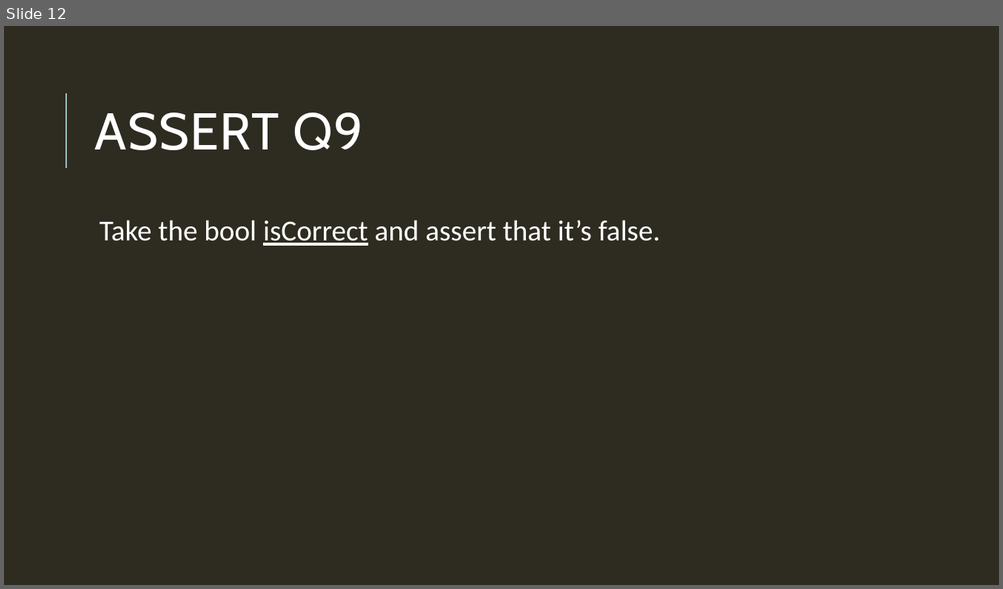
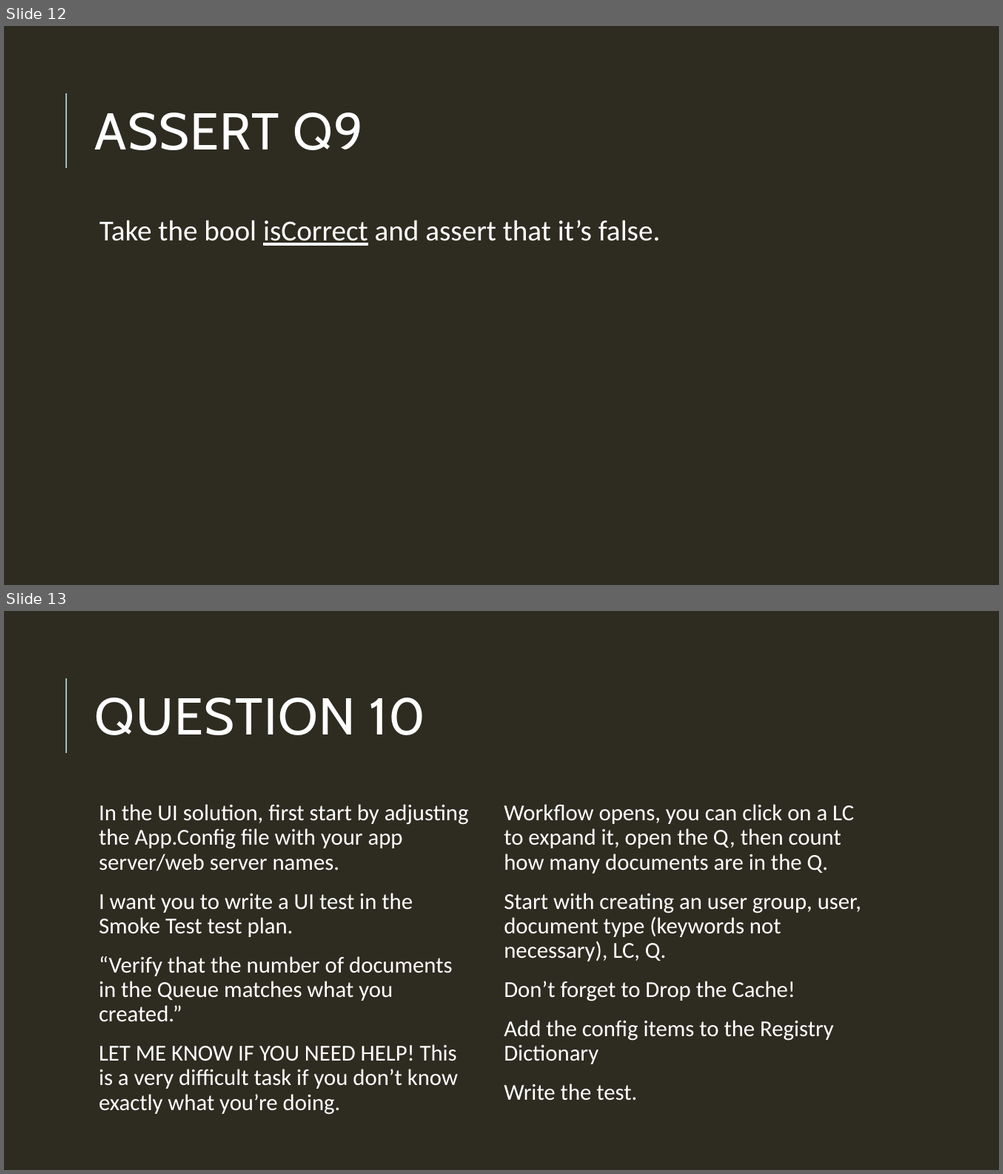
Before and after one commit to mchiricohyland/TEgit, a slide deck: It’s so easy, Tyler can do it.pptx. Shown one above the other, each under a label of ours: slide 12 before the commit, slides 12 and 13 after it. The pictures are 1003x589 and 1003x1174 pixels, drawn with LibreOffice and Linux fonts; fonts in the diff are those of the drawing. Boxes give left, top, right and bottom in pixels: in the first picture for what was removed or moved away, otherwise in the second. Text is boxed around its words. In the diff, an @@ line names an element or a change of style, - is before the commit and + after.

```diff
--- a/It’s so easy, Tyler can do it.pptx
+++ b/It’s so easy, Tyler can do it.pptx
@@ slide 13 added at [4, 611, 999, 1170], background #2E2B21; not listed: 1 template element that a slide beside it also shows @@
@@ title added at [95, 698, 425, 735], 50 pt, text #FFFFFF @@
+QUESTION 10
@@ text added at [99, 804, 469, 1115], 22 pt, text #FFFFFF @@
+  In the UI solution, first start by adjusting the App.Config file with your app server/web server names.
+  I want you to write a UI test in the Smoke Test test plan.
+  “Verify that the number of documents in the Queue matches what you created.”
+  LET ME KNOW IF YOU NEED HELP! This is a very difficult task if you don’t know exactly what you’re doing.
@@ text added at [504, 804, 861, 1101], 22 pt, text #FFFFFF @@
+  Workflow opens, you can click on a LC to expand it, open the Q, then count how many documents are in the Q.
+  Start with creating an user group, user, document type (keywords not necessary), LC, Q.
+  Don’t forget to Drop the Cache!
+  Add the config items to the Registry Dictionary
+  Write the test.
```
Also in this commit, not shown: 1 other slide added, 14 other files.
